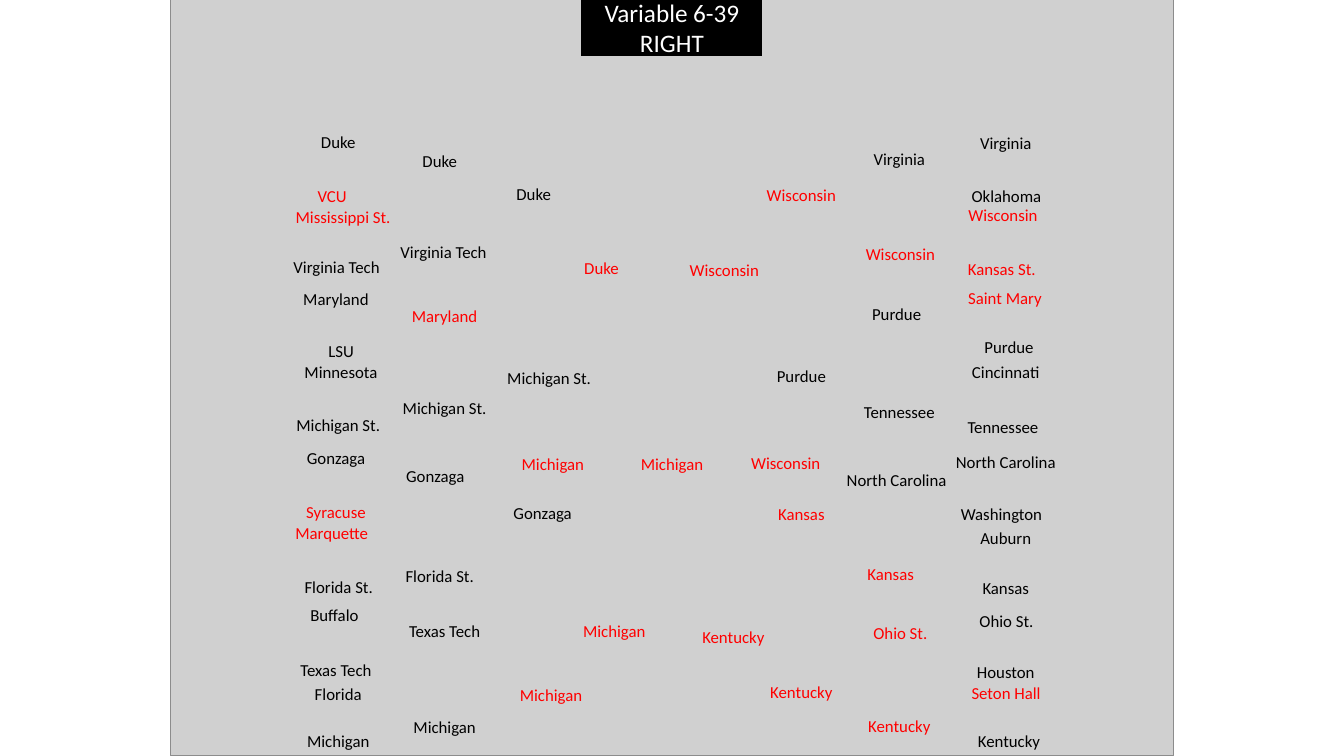
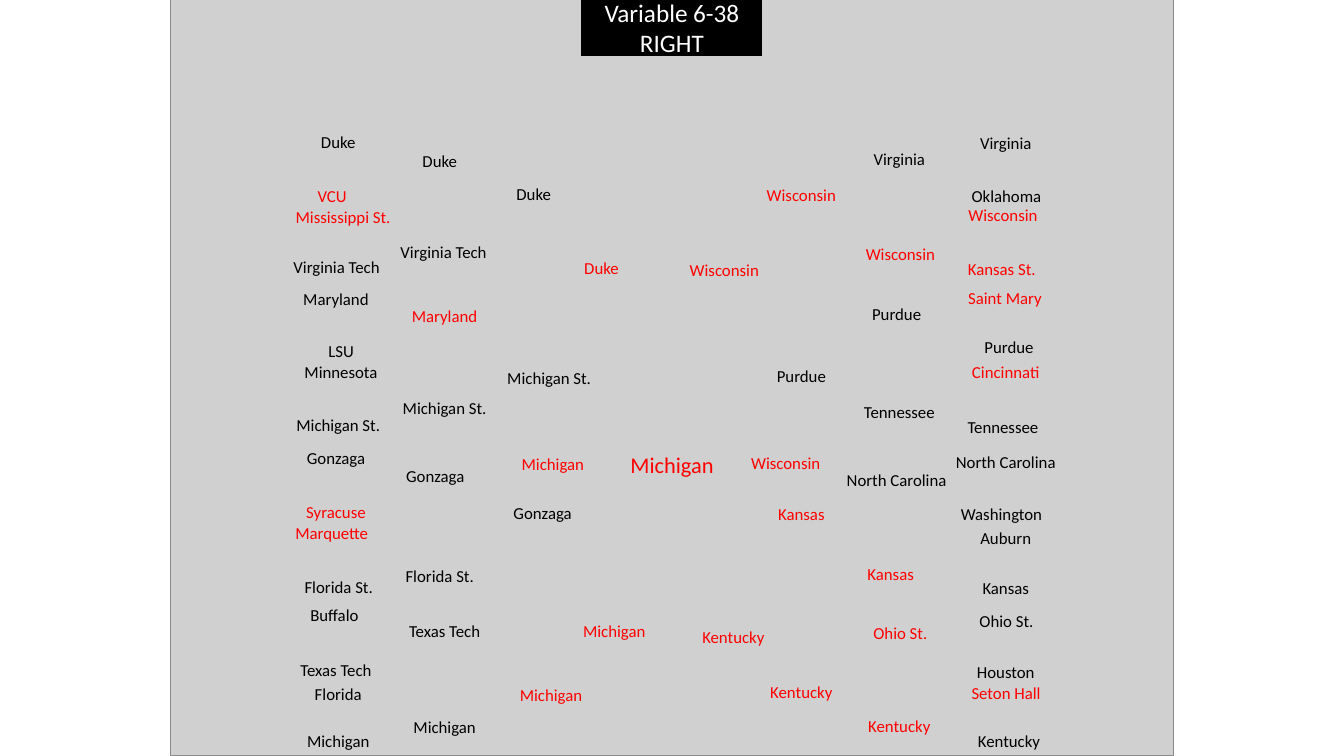
Before and after one commit to NicholasFrederick/March-Madness-Prediction, a slide deck: slide 35 of Brackets.pptx. Drawn at 1344x756 pixels with LibreOffice and Linux fonts; fonts in the diff are those of the drawing; grey boxes stand for pictures. Boxes give left, top, right and bottom in pixels: in the first picture for what was removed or moved away, otherwise in the second. Text is boxed around its words. In the diff, an @@ line names an element or a change of style, - is before the commit and + after.

```diff
--- a/Brackets.pptx
+++ b/Brackets.pptx
@@ text in rectangle at (605, 4, 739, 59): text changed @@
-Variable 6-39 RIGHT
+Variable 6-38 RIGHT
@@ text "Cincinnati" at (972, 366, 1039, 378): text colour #000000 to #FF0000 @@
@@ text "Michigan" at (630, 457, 713, 477): size 12 to 16 pt @@
```
Also in this commit, not shown: 17 other slides changed, 4 slides added, 4 slides removed.
